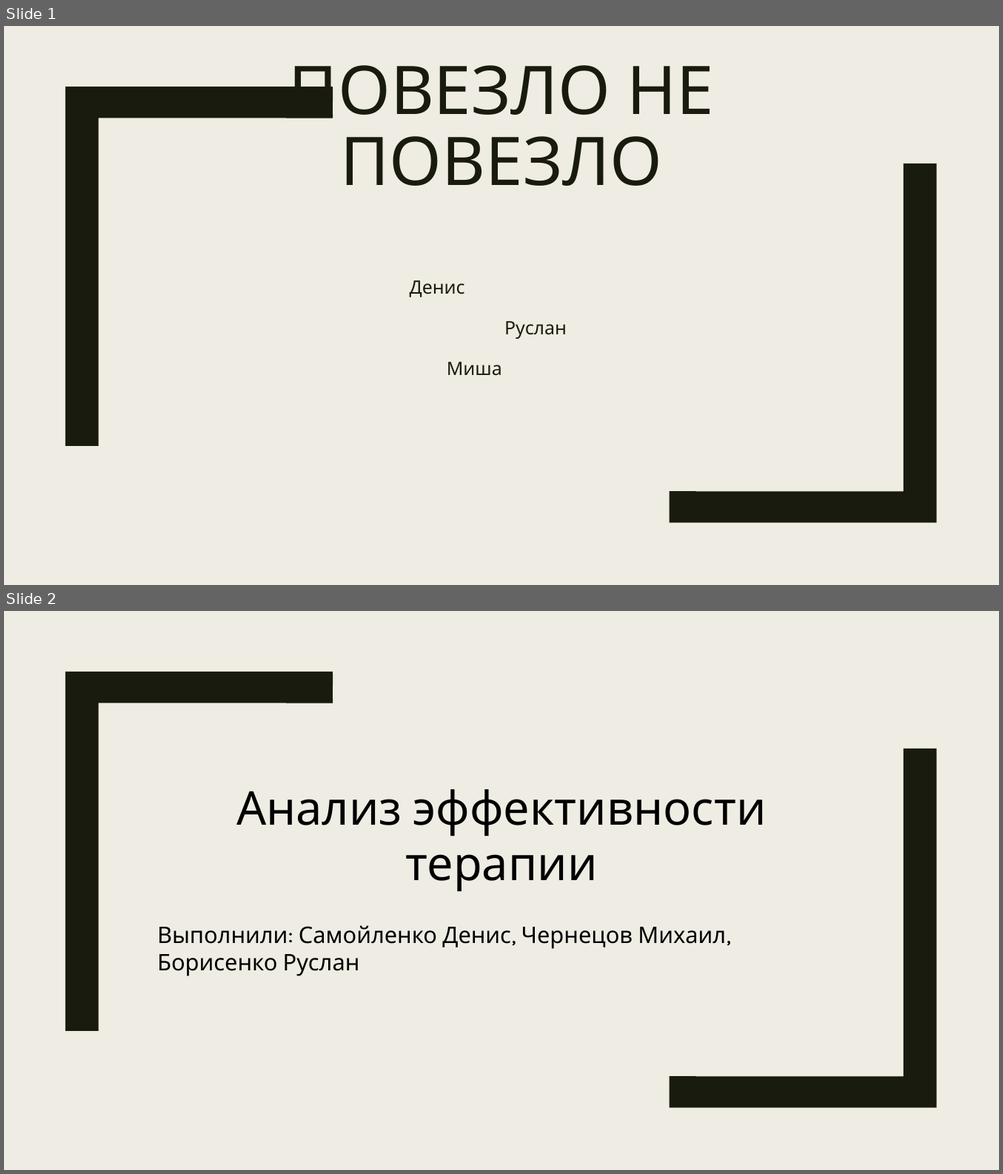
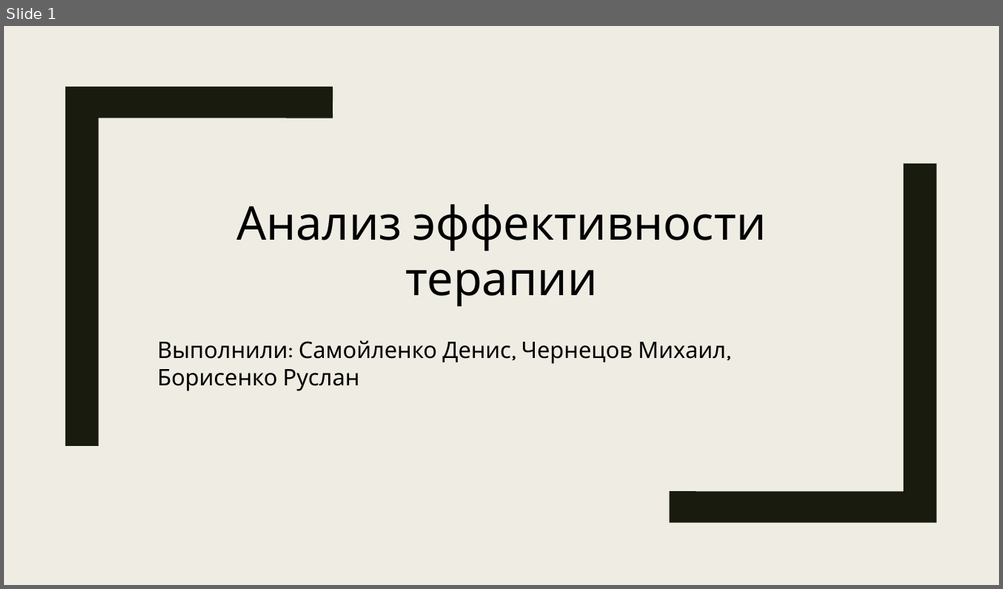
Before and after one commit to Deymos01/packages-final-project, a slide deck: data_visualization/project.pptx. Shown one above the other, each under a label of ours: slides 1 and 2 before the commit, slide 1 after it. The pictures are 1003x1174 and 1003x589 pixels, drawn with LibreOffice and Linux fonts; fonts in the diff are those of the drawing. Boxes give left, top, right and bottom in pixels: in the first picture for what was removed or moved away, otherwise in the second. Text is boxed around its words. In the diff, an @@ line names an element or a change of style, - is before the commit and + after.

Commit message:
ud

```diff
--- a/data_visualization/project.pptx
+++ b/data_visualization/project.pptx
@@ slide 1 removed at (x1=4, y1=26, x2=999, y2=585), background #EFEDE3; not listed: 2 template elements that a slide beside it also shows @@
@@ title removed at (x1=289, y1=65, x2=714, y2=186) @@
-ПОВЕЗЛО НЕ ПОВЕЗЛО
@@ subtitle removed at (x1=410, y1=281, x2=566, y2=376) @@
-Денис
-Руслан
-Миша
@@ what was slide 2 is now slide 1 @@
```
Also in this commit, not shown: 1 slide added, 1 other slide removed.
